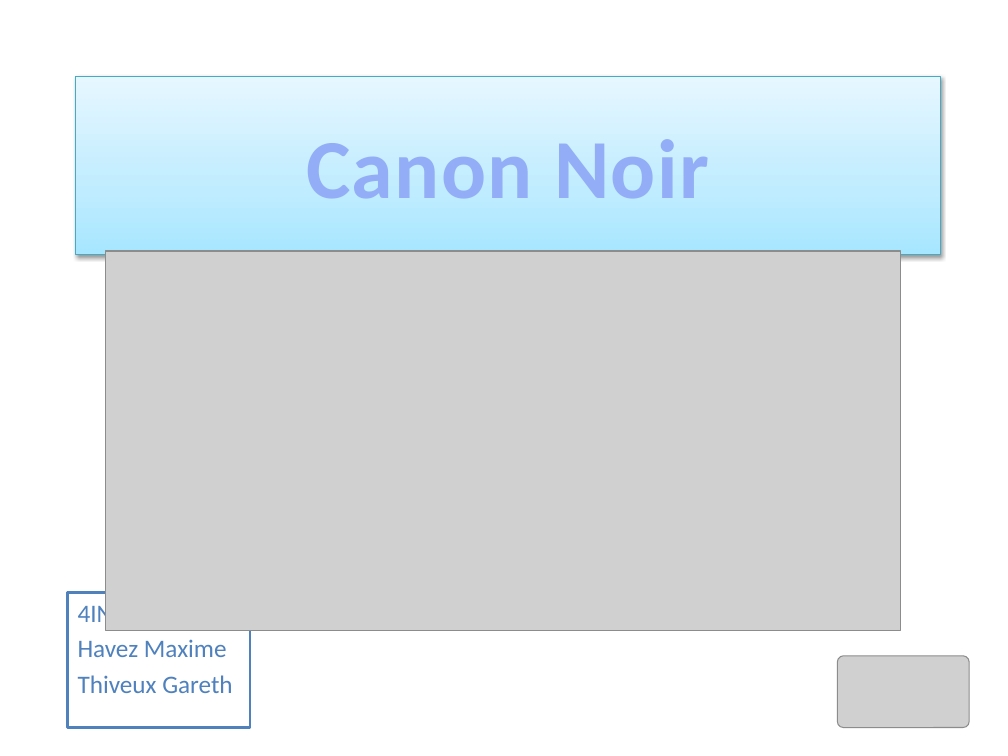
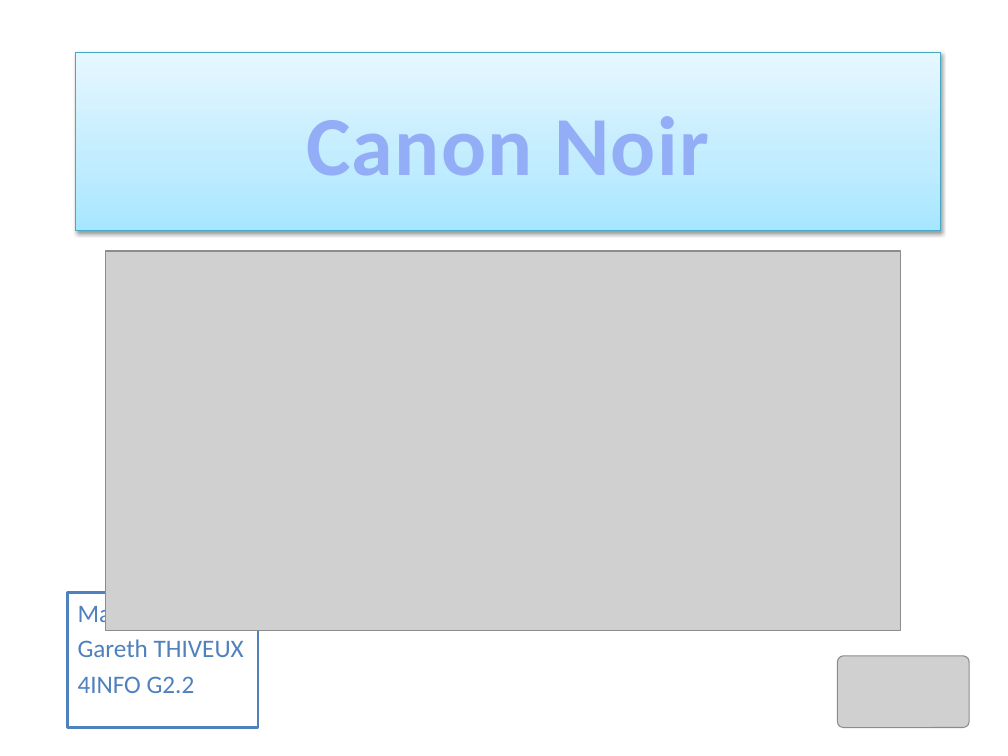
Before and after one commit to Issam-Engineer/tp4infoinsa, a slide deck: slide 1 of TPs CPOO/Gareth & Maxime/Projet/Présentation.pptx. Drawn at 1008x756 pixels with LibreOffice and Linux fonts; fonts in the diff are those of the drawing; grey boxes stand for pictures; background and template pictures are left out. Boxes give left, top, right and bottom in pixels: in the first picture for what was removed or moved away, otherwise in the second. Text is boxed around its words. In the diff, an @@ line names an element or a change of style, - is before the commit and + after.

```diff
--- a/TPs CPOO/Gareth & Maxime/Projet/Présentation.pptx
+++ b/TPs CPOO/Gareth & Maxime/Projet/Présentation.pptx
@@ title "Canon Noir" moved from (x1=76, y1=77, x2=940, y2=255) to (x1=76, y1=52, x2=940, y2=231) @@
@@ subtitle "Maxime HAVEZ" resized from (x1=68, y1=593, x2=250, y2=728) to (x1=68, y1=593, x2=258, y2=728) @@
@@ subtitle at (x1=78, y1=599, x2=244, y2=657): paragraphs added @@
+Maxime HAVEZ
+Gareth THIVEUX
@@ subtitle at (x1=78, y1=639, x2=232, y2=693): paragraphs removed @@
-Havez Maxime
-Thiveux Gareth
```
Also in this commit, not shown: 4 other slides changed, 27 other files.
